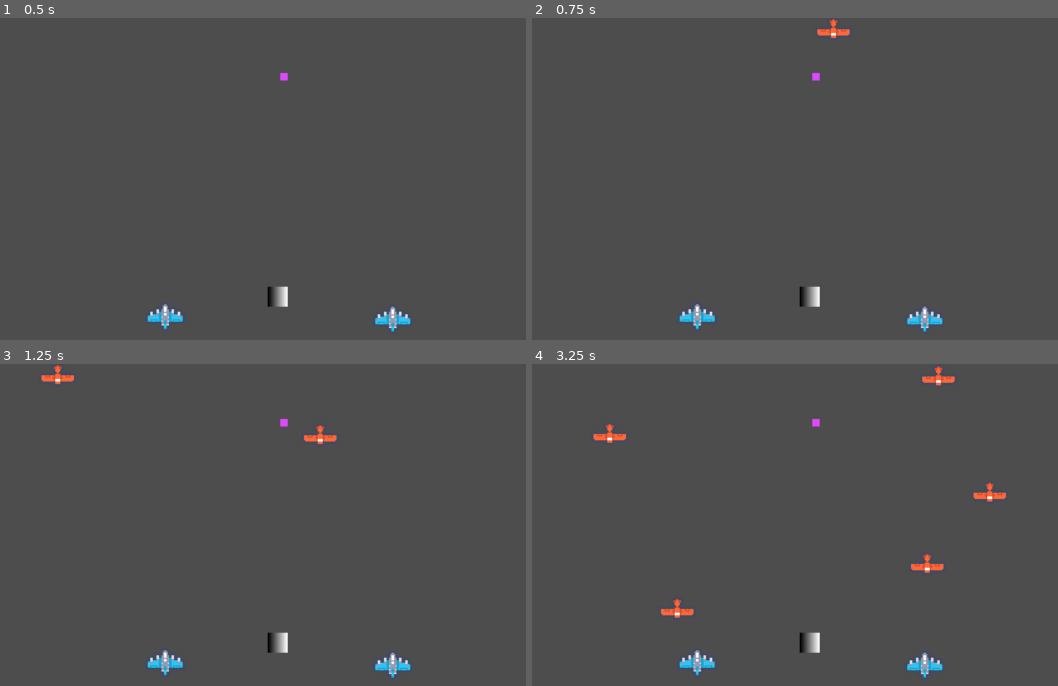
Above: before the commit, frames 1-4 (two rows, left to right).
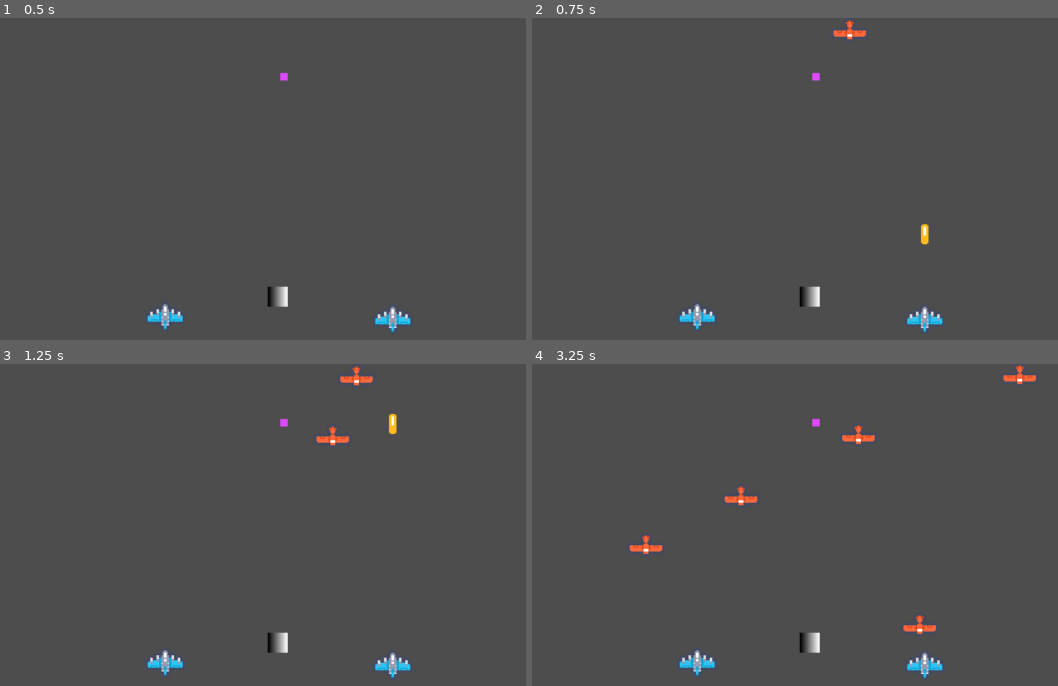
Above: after the commit, the same moments.

Repository: TakisAlPastor/UFO-Raiders
Game: Godot game, scene res://Main/main.tscn
The game is run twice, just before and just after one commit, with the same random seed, the same clock (stepped at 60 frames per second) and the same inputs. Before the commit the project starts from res://Camera_Controller/camera_controller.tscn.
Inputs:
- Up to frame 1 (0.5 s): no input
- Up to frame 2 (0.75 s): tap Enter at 0.5 s
- Up to frame 3 (1.25 s): no input
- Up to frame 4 (3.25 s): no input

Frame 1 is identical in both runs. In frame 2, 0.4% of the frame differs, in the area x 54-76%, y 0-71%; in frame 3, 0.7%; in frame 4, 1.8%, in the area x 11-96%, y 0-84%.

Commit message:
Arregla la instancia de las balas en la pantalla dividida

Diff:
--- a/Camera_Controller/camera_controller.tscn
+++ /dev/null
@@ -1,51 +0,0 @@
-[gd_scene load_steps=6 format=3 uid="uid://baa1j8puu2dnd"]
-
-[ext_resource type="Script" path="res://Camera_Controller/camera_controller.gd" id="1_ynwgi"]
-[ext_resource type="Shader" path="res://Camera_Controller/split_screen.gdshader" id="2_mxlr1"]
-[ext_resource type="PackedScene" uid="uid://b3srilwbdd7el" path="res://Main/main.tscn" id="3_prex4"]
-
-[sub_resource type="ShaderMaterial" id="ShaderMaterial_kv5yg"]
-shader = ExtResource("2_mxlr1")
-shader_parameter/viewport_size = null
-shader_parameter/split_active = null
-shader_parameter/player1_position = null
-shader_parameter/player2_position = null
-shader_parameter/split_line_thickness = null
-shader_parameter/split_line_color = null
-
-[sub_resource type="PlaceholderTexture2D" id="PlaceholderTexture2D_20t2v"]
-size = Vector2(480, 270)
-
-[node name="CameraController" type="Node"]
-script = ExtResource("1_ynwgi")
-max_separation = 600.0
-
-[node name="SubViewport1" type="SubViewport" parent="."]
-disable_3d = true
-canvas_item_default_texture_filter = 0
-size = Vector2i(480, 270)
-
-[node name="Main" parent="SubViewport1" instance=ExtResource("3_prex4")]
-
-[node name="Camera1" type="Camera2D" parent="SubViewport1"]
-texture_filter = 1
-
-[node name="SubViewport2" type="SubViewport" parent="."]
-disable_3d = true
-canvas_item_default_texture_filter = 0
-size = Vector2i(480, 270)
-render_target_update_mode = 3
-
-[node name="Camera2" type="Camera2D" parent="SubViewport2"]
-texture_filter = 1
-
-[node name="View" type="TextureRect" parent="."]
-texture_filter = 1
-material = SubResource("ShaderMaterial_kv5yg")
-anchors_preset = 15
-anchor_right = 1.0
-anchor_bottom = 1.0
-grow_horizontal = 2
-grow_vertical = 2
-texture = SubResource("PlaceholderTexture2D_20t2v")
-expand_mode = 1
--- /dev/null
+++ b/Level/level.tscn
@@ -0,0 +1,51 @@
+[gd_scene load_steps=7 format=3 uid="uid://b3srilwbdd7el"]
+
+[ext_resource type="Script" path="res://Level/level.gd" id="1_5ym7l"]
+[ext_resource type="PackedScene" uid="uid://yeweddorpr2l" path="res://Player/player.tscn" id="1_u6hc1"]
+[ext_resource type="PackedScene" uid="uid://doacohcsamvk1" path="res://Rope/rope.tscn" id="3_yax8e"]
+[ext_resource type="PackedScene" uid="uid://bm0ntlv4hf105" path="res://UFO_Part/ufo_part.tscn" id="4_3yvjf"]
+[ext_resource type="PackedScene" uid="uid://cageq52k0lea8" path="res://Drop_Point/drop_point.tscn" id="5_7knir"]
+
+[sub_resource type="Curve2D" id="Curve2D_47l0p"]
+_data = {
+"points": PackedVector2Array(0, 0, 0, 0, 34, -17, 0, 0, 0, 0, 469, -17)
+}
+point_count = 2
+
+[node name="Level" type="Node2D"]
+script = ExtResource("1_5ym7l")
+
+[node name="Player1" parent="." instance=ExtResource("1_u6hc1")]
+position = Vector2(159, 235)
+id = 1
+
+[node name="Player2" parent="." instance=ExtResource("1_u6hc1")]
+position = Vector2(341, 237)
+id = 2
+
+[node name="EnemySpawner" type="Path2D" parent="."]
+curve = SubResource("Curve2D_47l0p")
+
+[node name="SpawnPoint" type="PathFollow2D" parent="EnemySpawner"]
+position = Vector2(34, -17)
+
+[node name="EnemySpawnTimer" type="Timer" parent="."]
+wait_time = 0.5
+autostart = true
+
+[node name="Rope" parent="." node_paths=PackedStringArray("player1", "player2") instance=ExtResource("3_yax8e")]
+position = Vector2(202, 236)
+dampening = 0.95
+player1 = NodePath("../Player1")
+player2 = NodePath("../Player2")
+
+[node name="UfoPart" parent="." instance=ExtResource("4_3yvjf")]
+
+[node name="DropPoint" parent="." instance=ExtResource("5_7knir")]
+position = Vector2(254, 43)
+
+[connection signal="shot" from="Player1" to="." method="_on_player_shot"]
+[connection signal="shot" from="Player2" to="." method="_on_player_shot"]
+[connection signal="timeout" from="EnemySpawnTimer" to="." method="_on_enemy_spawn_timer_timeout"]
+[connection signal="collected" from="UfoPart" to="." method="_on_ufo_part_collected"]
+[connection signal="entered_drop_point" from="UfoPart" to="." method="_on_ufo_part_entered_drop_point"]
--- a/Main/main.tscn
+++ b/Main/main.tscn
@@ -1,51 +1,79 @@
-[gd_scene load_steps=7 format=3 uid="uid://b3srilwbdd7el"]
+[gd_scene load_steps=6 format=3 uid="uid://baa1j8puu2dnd"]
 
-[ext_resource type="Script" path="res://Main/main.gd" id="1_5ym7l"]
-[ext_resource type="PackedScene" uid="uid://yeweddorpr2l" path="res://Player/player.tscn" id="1_u6hc1"]
-[ext_resource type="PackedScene" uid="uid://doacohcsamvk1" path="res://Rope/rope.tscn" id="3_yax8e"]
-[ext_resource type="PackedScene" uid="uid://bm0ntlv4hf105" path="res://UFO_Part/ufo_part.tscn" id="4_3yvjf"]
-[ext_resource type="PackedScene" uid="uid://cageq52k0lea8" path="res://Drop_Point/drop_point.tscn" id="5_7knir"]
+[ext_resource type="Script" path="res://Main/subviewports.gd" id="1_bfbif"]
+[ext_resource type="PackedScene" uid="uid://b3srilwbdd7el" path="res://Level/level.tscn" id="2_mn10p"]
+[ext_resource type="Shader" path="res://Main/split_screen.gdshader" id="3_t2fq5"]
 
-[sub_resource type="Curve2D" id="Curve2D_47l0p"]
-_data = {
-"points": PackedVector2Array(0, 0, 0, 0, 34, -17, 0, 0, 0, 0, 469, -17)
-}
-point_count = 2
+[sub_resource type="ShaderMaterial" id="ShaderMaterial_kv5yg"]
+shader = ExtResource("3_t2fq5")
+shader_parameter/viewport_size = null
+shader_parameter/split_active = null
+shader_parameter/player1_position = null
+shader_parameter/player2_position = null
+shader_parameter/split_line_thickness = null
+shader_parameter/split_line_color = null
 
-[node name="Main" type="Node2D"]
-script = ExtResource("1_5ym7l")
+[sub_resource type="PlaceholderTexture2D" id="PlaceholderTexture2D_20t2v"]
+size = Vector2(480, 270)
 
-[node name="Player1" parent="." instance=ExtResource("1_u6hc1")]
-position = Vector2(159, 235)
-id = 1
+[node name="Main" type="Node"]
 
-[node name="Player2" parent="." instance=ExtResource("1_u6hc1")]
-position = Vector2(341, 237)
-id = 2
+[node name="SubViewports" type="Control" parent="."]
+layout_mode = 3
+anchors_preset = 15
+anchor_right = 1.0
+anchor_bottom = 1.0
+grow_horizontal = 2
+grow_vertical = 2
+script = ExtResource("1_bfbif")
+max_separation = 400.0
 
-[node name="EnemySpawner" type="Path2D" parent="."]
-curve = SubResource("Curve2D_47l0p")
+[node name="Container1" type="SubViewportContainer" parent="SubViewports"]
+layout_mode = 1
+anchors_preset = 15
+anchor_right = 1.0
+anchor_bottom = 1.0
+grow_horizontal = 2
+grow_vertical = 2
 
-[node name="SpawnPoint" type="PathFollow2D" parent="EnemySpawner"]
-position = Vector2(34, -17)
+[node name="Viewport1" type="SubViewport" parent="SubViewports/Container1"]
+disable_3d = true
+handle_input_locally = false
+canvas_item_default_texture_filter = 0
+size = Vector2i(640, 480)
+render_target_update_mode = 4
 
-[node name="EnemySpawnTimer" type="Timer" parent="."]
-wait_time = 0.5
-autostart = true
+[node name="Level" parent="SubViewports/Container1/Viewport1" instance=ExtResource("2_mn10p")]
 
-[node name="Rope" parent="." node_paths=PackedStringArray("player1", "player2") instance=ExtResource("3_yax8e")]
-position = Vector2(202, 236)
-dampening = 0.95
-player1 = NodePath("../Player1")
-player2 = NodePath("../Player2")
+[node name="Camera1" type="Camera2D" parent="SubViewports/Container1/Viewport1"]
+texture_filter = 1
 
-[node name="UfoPart" parent="." instance=ExtResource("4_3yvjf")]
+[node name="Container2" type="SubViewportContainer" parent="SubViewports"]
+layout_mode = 1
+anchors_preset = 15
+anchor_right = 1.0
+anchor_bottom = 1.0
+grow_horizontal = 2
+grow_vertical = 2
 
-[node name="DropPoint" parent="." instance=ExtResource("5_7knir")]
-position = Vector2(254, 43)
+[node name="Viewport2" type="SubViewport" parent="SubViewports/Container2"]
+disable_3d = true
+handle_input_locally = false
+canvas_item_default_texture_filter = 0
+size = Vector2i(640, 480)
+render_target_update_mode = 4
 
-[connection signal="shot" from="Player1" to="." method="_on_player_shot"]
-[connection signal="shot" from="Player2" to="." method="_on_player_shot"]
-[connection signal="timeout" from="EnemySpawnTimer" to="." method="_on_enemy_spawn_timer_timeout"]
-[connection signal="collected" from="UfoPart" to="." method="_on_ufo_part_collected"]
-[connection signal="entered_drop_point" from="UfoPart" to="." method="_on_ufo_part_entered_drop_point"]
+[node name="Camera2" type="Camera2D" parent="SubViewports/Container2/Viewport2"]
+texture_filter = 1
+
+[node name="View" type="TextureRect" parent="SubViewports"]
+texture_filter = 1
+material = SubResource("ShaderMaterial_kv5yg")
+layout_mode = 1
+anchors_preset = 15
+anchor_right = 1.0
+anchor_bottom = 1.0
+grow_horizontal = 2
+grow_vertical = 2
+texture = SubResource("PlaceholderTexture2D_20t2v")
+expand_mode = 1
--- a/Camera_Controller/camera_controller.gd
+++ b/Main/subviewports.gd
@@ -1,28 +1,30 @@
-extends Node
+extends Control
 
 @export var max_separation:float = 20.0
 @export var split_line_thickness:float = 3.0
-@export var split_line_color:Color = Color.BLACK # (Color, RGBA)
+@export var split_line_color:Color = Color.BLACK
 @export var adaptive_split_line_thickness:bool = true
 
-@onready var main_viewport:SubViewport = $SubViewport1
-@onready var secondary_viewport:SubViewport = $SubViewport2
-@onready var main:Node2D = $SubViewport1/Main
+@onready var main_viewport:SubViewport = $Container1/Viewport1
+@onready var secondary_viewport:SubViewport = $Container2/Viewport2
+@onready var main:Node2D = $Container1/Viewport1/Level
 @onready var player1:Area2D = main.get_node("Player1")
 @onready var player2:Area2D = main.get_node("Player2")
 @onready var view:TextureRect = $View
-@onready var camera1:Camera2D = $SubViewport1/Camera1
-@onready var camera2:Camera2D = $SubViewport2/Camera2
+@onready var camera1:Camera2D = $Container1/Viewport1/Camera1
+@onready var camera2:Camera2D = $Container2/Viewport2/Camera2
 
+var view_shader : ShaderMaterial
 var separation_distance:float = 0
 
 func _ready() -> void:
 	secondary_viewport.world_2d = main_viewport.world_2d
+	view_shader = view.get_material()
 	_on_size_changed()
 	update_splitscreen()
 	get_viewport().connect("size_changed", Callable(self, "_on_size_changed"))
-	view.material.set_shader_parameter("viewport1", main_viewport.get_texture())
-	view.material.set_shader_parameter("viewport2", secondary_viewport.get_texture())
+	view_shader.set_shader_parameter("viewport1", main_viewport.get_texture())
+	view_shader.set_shader_parameter("viewport2", secondary_viewport.get_texture())
 
 func _process(_delta:float) -> void:
 	separation_distance = get_distance_between_players()
@@ -49,14 +51,12 @@
 	else:
 		thickness = split_line_thickness
 
-	view.material.set_shader_parameter("split_active", get_split_state())
-	view.material.set_shader_parameter("player1_position", player1_position)
-	view.material.set_shader_parameter("player2_position", player2_position)
-	view.material.set_shader_parameter("split_line_thickness", thickness)
-	view.material.set_shader_parameter("split_line_color", split_line_color)
+	view_shader.set_shader_parameter("split_active", get_split_state())
+	view_shader.set_shader_parameter("player1_position", player1_position)
+	view_shader.set_shader_parameter("player2_position", player2_position)
+	view_shader.set_shader_parameter("split_line_thickness", thickness)
+	view_shader.set_shader_parameter("split_line_color", split_line_color)
 
-# Split screen is active if players are too far apart from each other.
-# Only the horizontal components (x/z in 3D, x/y in 2D) are used for distance computation
 func get_split_state() -> bool:
 	return separation_distance > max_separation
 
@@ -66,4 +66,4 @@
 func _on_size_changed() -> void:
 	main_viewport.size = Global.viewport_size
 	secondary_viewport.size = Global.viewport_size
-	view.material.set_shader_parameter("viewport_size", Global.viewport_size)
+	view_shader.set_shader_parameter("viewport_size", Global.viewport_size)
--- a/project.godot
+++ b/project.godot
@@ -11,14 +11,14 @@
 [application]
 
 config/name="GameJam"
-run/main_scene="res://Camera_Controller/camera_controller.tscn"
+run/main_scene="res://Main/main.tscn"
 config/features=PackedStringArray("4.2", "Mobile")
 run/max_fps=60
 config/icon="res://icon.svg"
 
 [autoload]
 
-Global="*res://Main/global.gd"
+Global="*res://Level/global.gd"
 
 [debug]
 
Renamed: Main/global.gd -> Level/global.gd
Renamed: Main/main.gd -> Level/level.gd
Renamed: Camera_Controller/split_screen.gdshader -> Main/split_screen.gdshader
